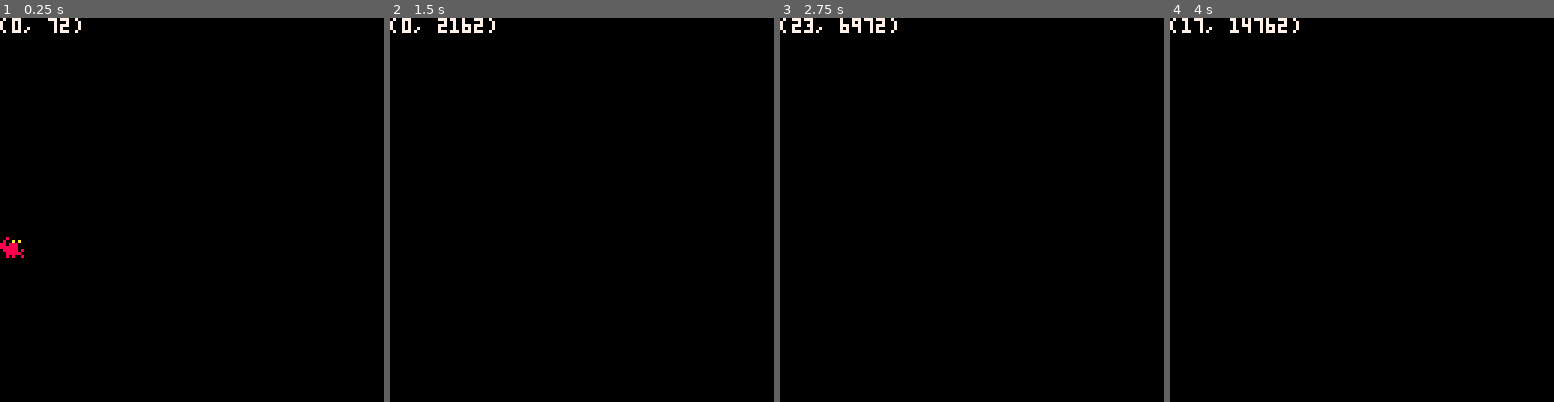
Above: before the commit, frames 1-4 (left to right).
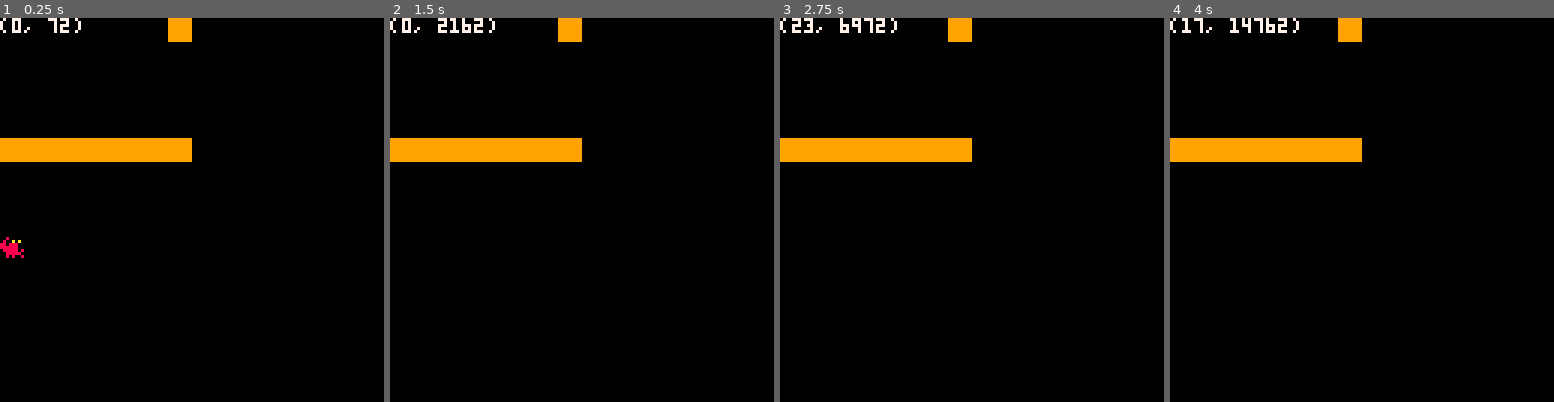
Above: after the commit, the same moments.

Repository: ArnaudValensi/hermit-crab
Game: PICO-8 cartridge hermit-carb.p8
Two runs of this game, one before a commit and one after it. Both use one fixed random seed, a clock stepped at 60 frames per second and the inputs below.
Inputs:
- Up to frame 1 (0.25 s): no input
- Up to frame 2 (1.5 s): no input
- Up to frame 3 (2.75 s): hold Right 1.6-2.1 s; hold Right from 2.47 s (still down)
- Up to frame 4 (4 s): release Right at 3.03 s; hold Left 3.08-3.58 s

The runs differ from the first frame. In frame 1, 3.5% of the frame differs, in the area x 0-50%, y 0-38%; in frame 2, 3.5%; in frame 3, 3.5%; in frame 4, 3.5%.

Commit message:
Draw the map

Diff:
--- a/hermit-carb.p8
+++ b/hermit-carb.p8
@@ -46,6 +46,8 @@
 
 function _draw()
   cls()
+  camera(0, 0)
+  map(0, 0, 0, 0, 16, 16)
   camera(cam_x, cam_y)
   player.draw()
 end
--- a/src/index.lua
+++ b/src/index.lua
@@ -9,6 +9,8 @@
 
 function _draw()
   cls()
+  camera(0, 0)
+  map(0, 0, 0, 0, 16, 16)
   camera(cam_x, cam_y)
   player.draw()
 end
